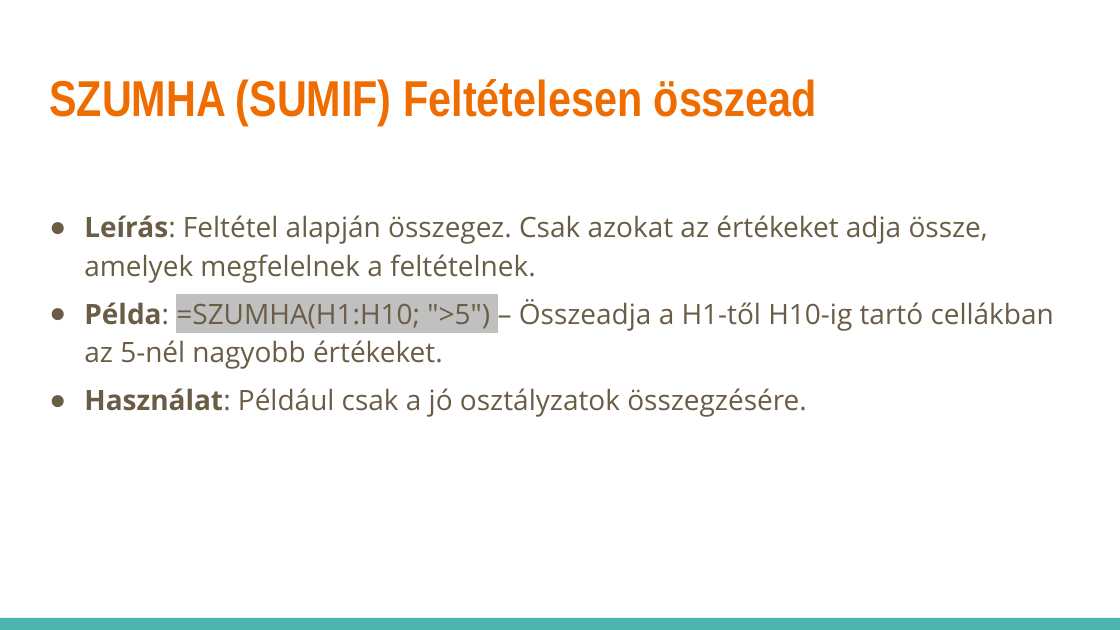
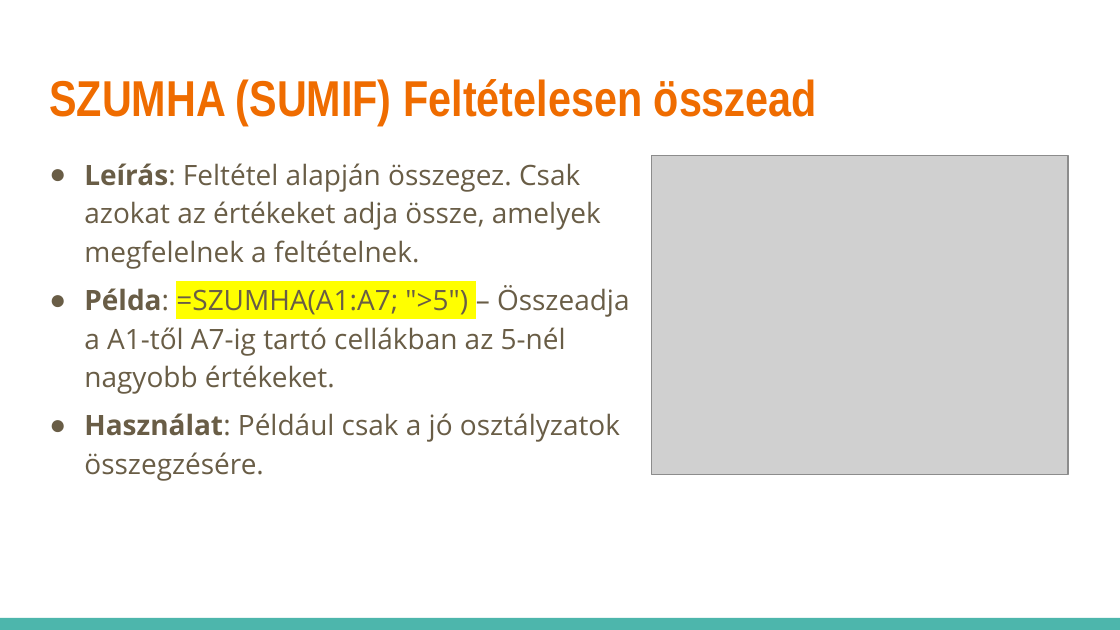
Before and after one commit to pisti72/infoka, a slide deck: slide 25 of excel/Táblázatkezelés.pptx (slide 23 before the commit). Drawn at 1120x630 pixels with LibreOffice and Linux fonts; fonts in the diff are those of the drawing; grey boxes stand for pictures. Boxes give left, top, right and bottom in pixels: in the first picture for what was removed or moved away, otherwise in the second. Text is boxed around its words. In the diff, an @@ line names an element or a change of style, - is before the commit and + after.

```diff
--- a/excel/Táblázatkezelés.pptx
+++ b/excel/Táblázatkezelés.pptx
@@ text "Leírás: Feltétel alapján összegez. Csak ...": place and size @@
-text "Leírás: Feltétel alapján összegez. Csak ..." at bbox=[84, 215, 1054, 417]
+text "Leírás: Feltétel alapján összegez. Csak ..." at bbox=[84, 163, 630, 481]
@@ picture added at bbox=[652, 156, 1068, 475] @@
@@ text at bbox=[84, 285, 630, 394]: text changed @@
-● Példa: =SZUMHA(H1:H10; ">5") – Összeadja a H1-től H10-ig tartó cellákban az 5-nél nagyobb értékeket.
+● Példa: =SZUMHA(A1:A7; ">5") – Összeadja a A1-től A7-ig tartó cellákban az 5-nél nagyobb értékeket.
```
Also in this commit, not shown: 14 other slides changed, 4 slides added, 1 slide removed.
